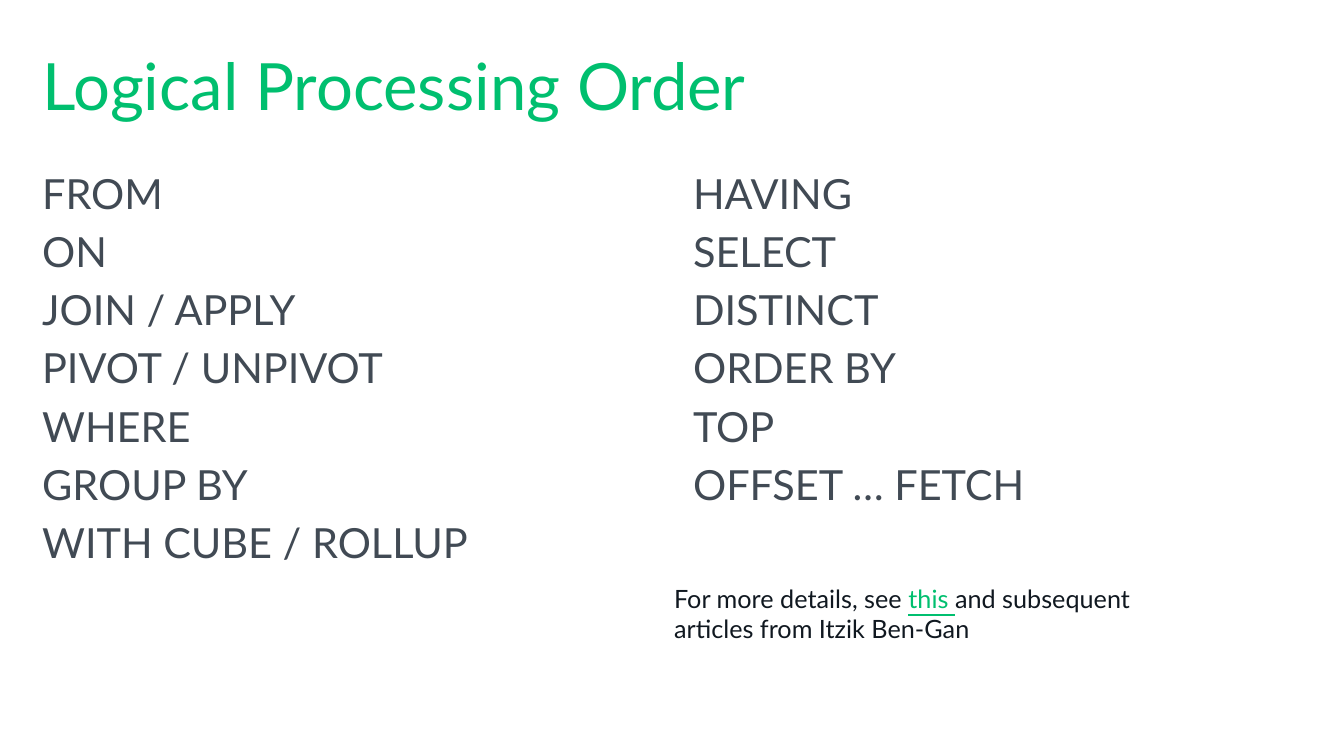
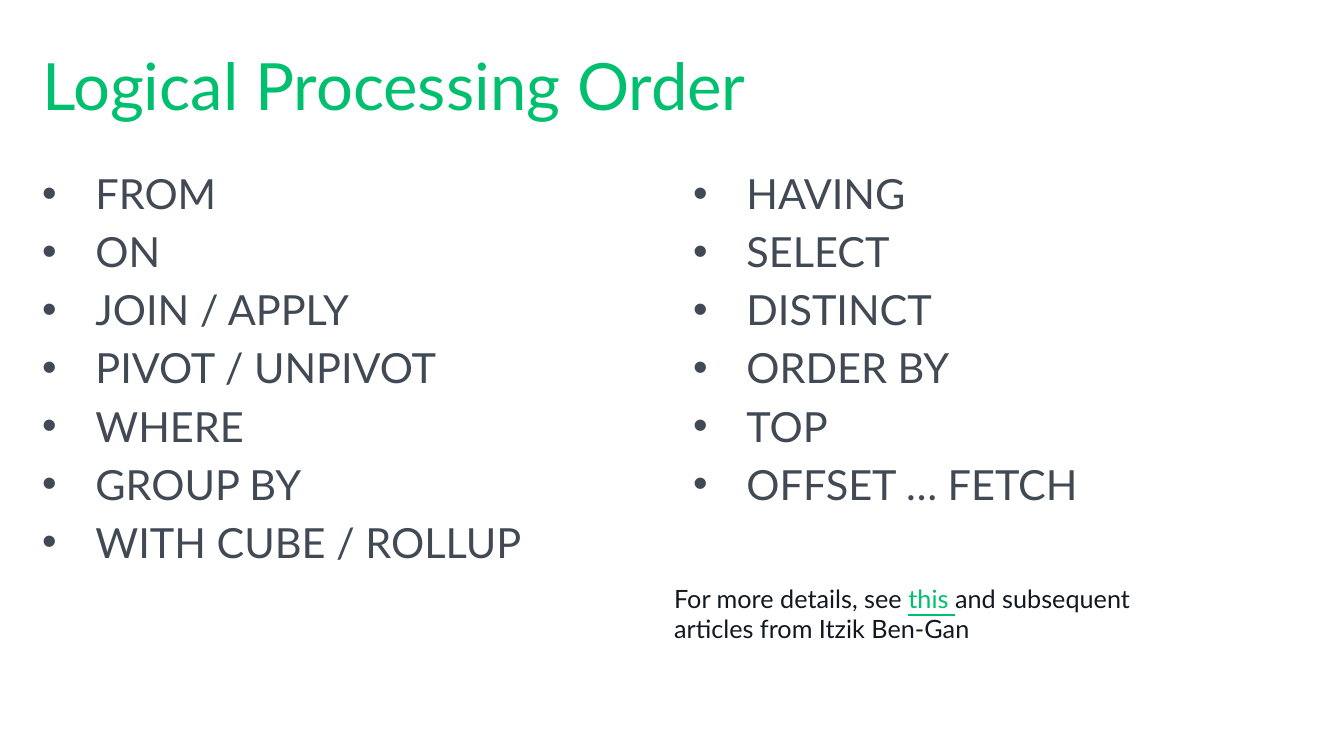
Before and after one commit to tf3604/OptimizerPresentation, a slide deck: slide 7 of Optimizer.pptx. Drawn at 1344x756 pixels with LibreOffice and Linux fonts; fonts in the diff are those of the drawing; background and template pictures are left out. Boxes give left, top, right and bottom in pixels: in the first picture for what was removed or moved away, otherwise in the second. Text is boxed around its words. In the diff, an @@ line names an element or a change of style, - is before the commit and + after.

```diff
--- a/Optimizer.pptx
+++ b/Optimizer.pptx
@@ text "FROM" at [95,179,521,559]: bullet none to • @@
@@ text "HAVING" at [746,179,1078,501]: bullet none to • @@
```
Also in this commit, not shown: 38 other slides changed.
